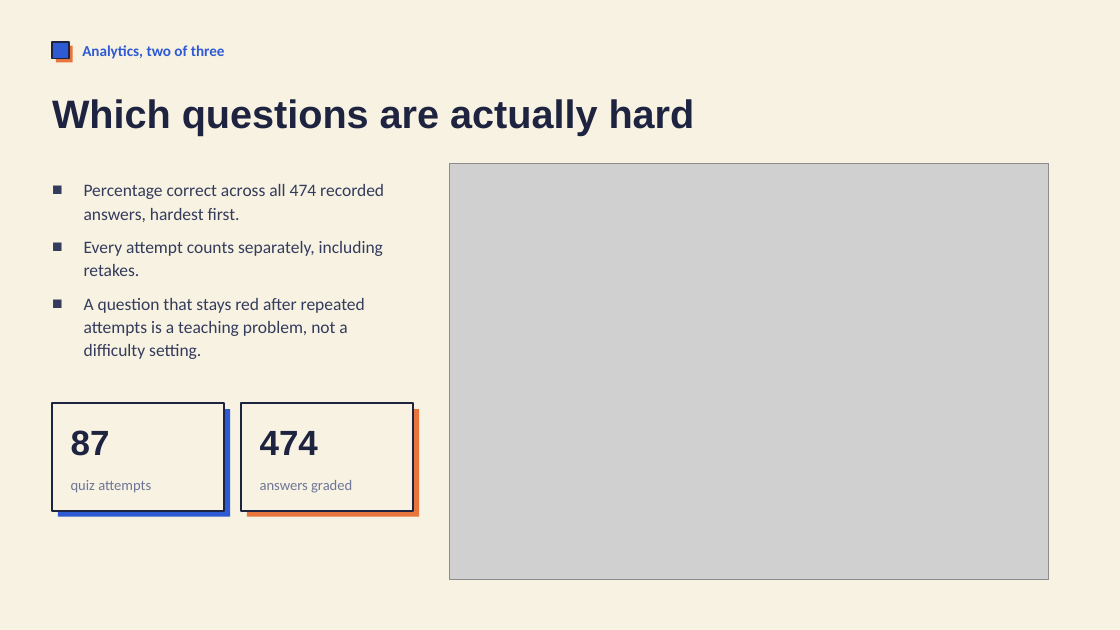
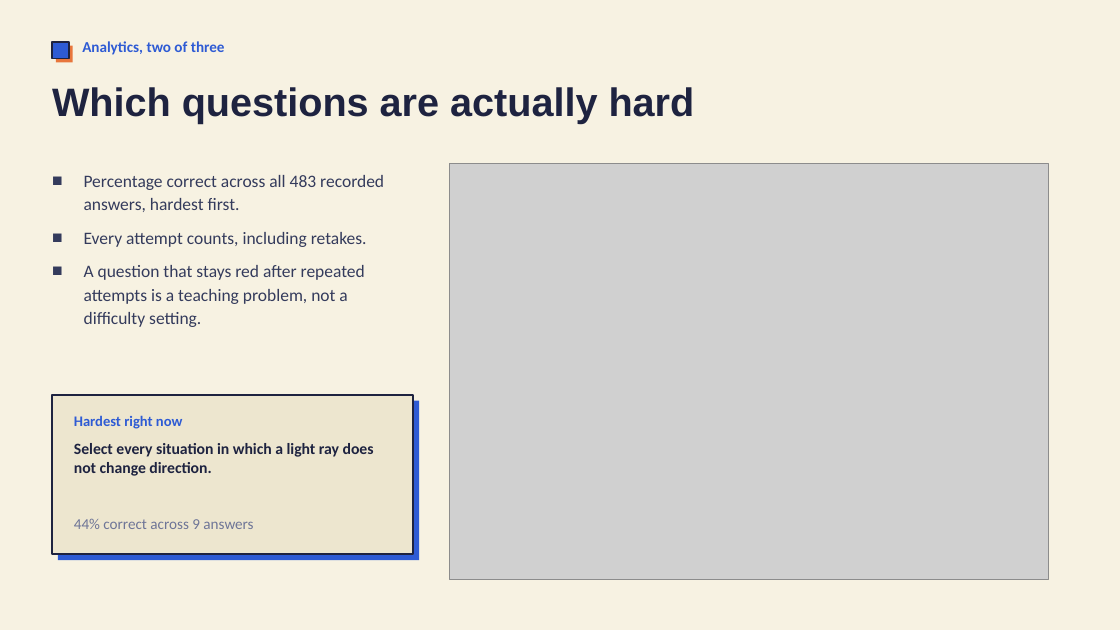
Before and after one commit to ndstab/lumen, a slide deck: slide 11 of docs/presentation.pptx (slide 12 before the commit). Drawn at 1120x630 pixels with LibreOffice and Linux fonts; fonts in the diff are those of the drawing; grey boxes stand for pictures. Boxes give left, top, right and bottom in pixels: in the first picture for what was removed or moved away, otherwise in the second. Text is boxed around its words. In the diff, an @@ line names an element or a change of style, - is before the commit and + after.

Commit message:
Rebuild the presentation around the finished product
The deck was spending a third of its slides on how the project got
made: which audience was picked, the three design directions compared,
and the reasoning for a custom video player over an embed. None of that
is what the product does.

Replaced with slides that show it: what a learner uses, what a lesson
contains, how quizzes behave, what the system records, how deep a
single video event goes, the educator stream, the export format, and
one slide per analytics view. Added the activity chart, which had no
slide at all.

Regenerated the seed data first. The previous dataset had a 490 event
hour from my own tooling that dwarfed every other bar in the activity
chart.

```diff
--- a/docs/presentation.pptx
+++ b/docs/presentation.pptx
@@ vertical alignment middle to top in 3 elements at bbox=[82, 41, 225, 55], bbox=[52, 87, 695, 124], bbox=[84, 175, 384, 327] @@
@@ text at bbox=[84, 175, 384, 247]: text changed @@
-■ Percentage correct across all 474 recorded answers, hardest first.
-■ Every attempt counts separately, including retakes.
+■ Percentage correct across all 483 recorded answers, hardest first.
+■ Every attempt counts, including retakes.
@@ rectangle removed at bbox=[52, 403, 224, 511] @@
@@ rectangle added at bbox=[52, 395, 413, 555], fill #EDE6CF, outline #1E2340 1.5 pt @@
@@ rectangle: place and size @@
-rectangle at bbox=[58, 409, 230, 517]
+rectangle at bbox=[58, 401, 419, 560]
@@ text added at bbox=[74, 415, 182, 429], 12.5 pt, text #2E5BD4, bold @@
+Hardest right now
@@ rectangle removed at bbox=[241, 403, 413, 511] @@
@@ rectangle removed at bbox=[247, 409, 419, 517] @@
@@ text removed at bbox=[71, 430, 110, 456] @@
-87
@@ text added at bbox=[74, 443, 374, 476], 13.5 pt, text #1E2340, bold @@
+Select every situation in which a light ray does not change direction.
@@ text removed at bbox=[260, 431, 318, 455] @@
-474
@@ text removed at bbox=[71, 480, 151, 493] @@
-quiz attempts
@@ text removed at bbox=[260, 480, 352, 493] @@
-answers graded
@@ text added at bbox=[74, 519, 253, 529], 13 pt, text #6E7597 @@
+44% correct across 9 answers
```
Also in this commit, not shown: 9 other slides changed, 4 slides added, 4 slides removed, 10 other files.
